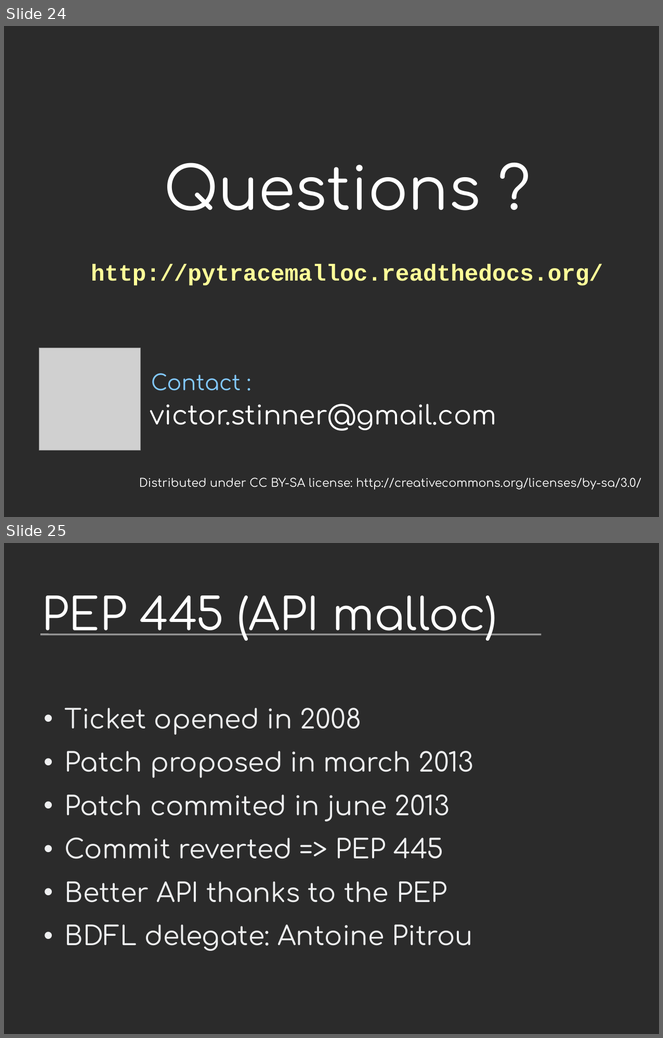
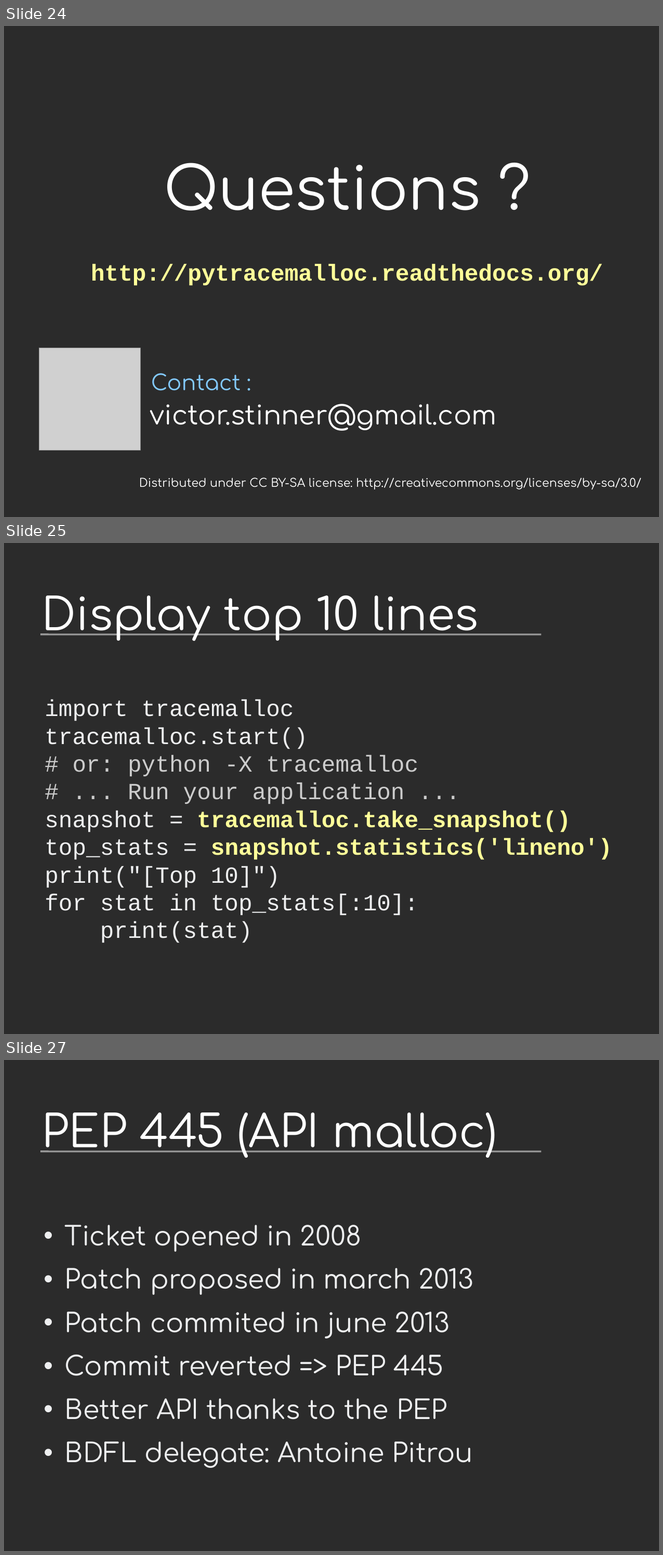
Before and after one commit to vstinner/talks, a slide deck: 2014-Pycon-Montreal/tracemalloc.odp. Shown one above the other, each under a label of ours: slides 24 and 25 before the commit, slides 24, 25 and 27 after it; the slides between them are not shown. The pictures are 663x1038 and 663x1555 pixels, drawn with LibreOffice and Linux fonts; fonts in the diff are those of the drawing; grey boxes stand for pictures; background and template pictures are left out; a plain dark background stands for a picture behind light text. Boxes give left, top, right and bottom in pixels: in the first picture for what was removed or moved away, otherwise in the second. Text is boxed around its words. In the diff, an @@ line names an element or a change of style, - is before the commit and + after.

Commit message:
tracemalloc 2014: bonus

```diff
--- a/2014-Pycon-Montreal/tracemalloc.odp
+++ b/2014-Pycon-Montreal/tracemalloc.odp
@@ slide 25 added at box(4, 543, 659, 1034), background picture (left out); not listed: 1 template element that a slide beside it also shows @@
@@ title added at box(41, 596, 479, 641), 54 pt, text #FFFFFF @@
+Display top 10 lines
@@ text added at box(45, 700, 612, 916), 28 pt, text #EEEFF0 @@
+import tracemalloc
+tracemalloc.start()
+# or: python -X tracemalloc
+# ... Run your application ...
+snapshot = tracemalloc.take_snapshot()
+top_stats = snapshot.statistics('lineno')
+print("[Top 10]")
+for stat in top_stats[:10]:
+print(stat)
@@ what was slide 25 is now slide 27 @@
```
Also in this commit, not shown: 2 other slides added, 1 other file.
